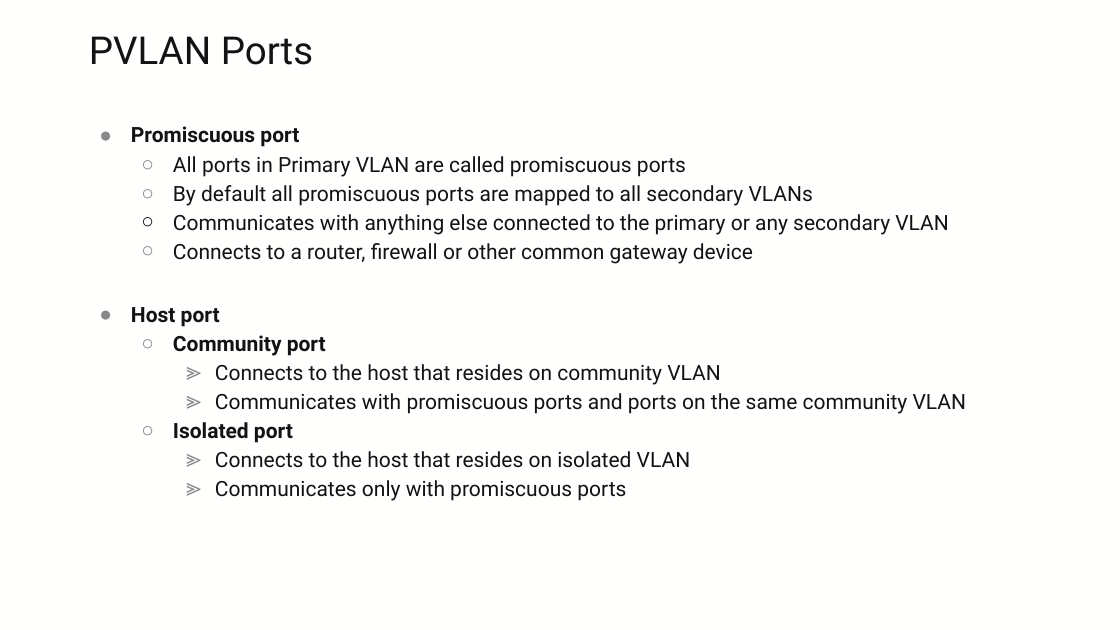
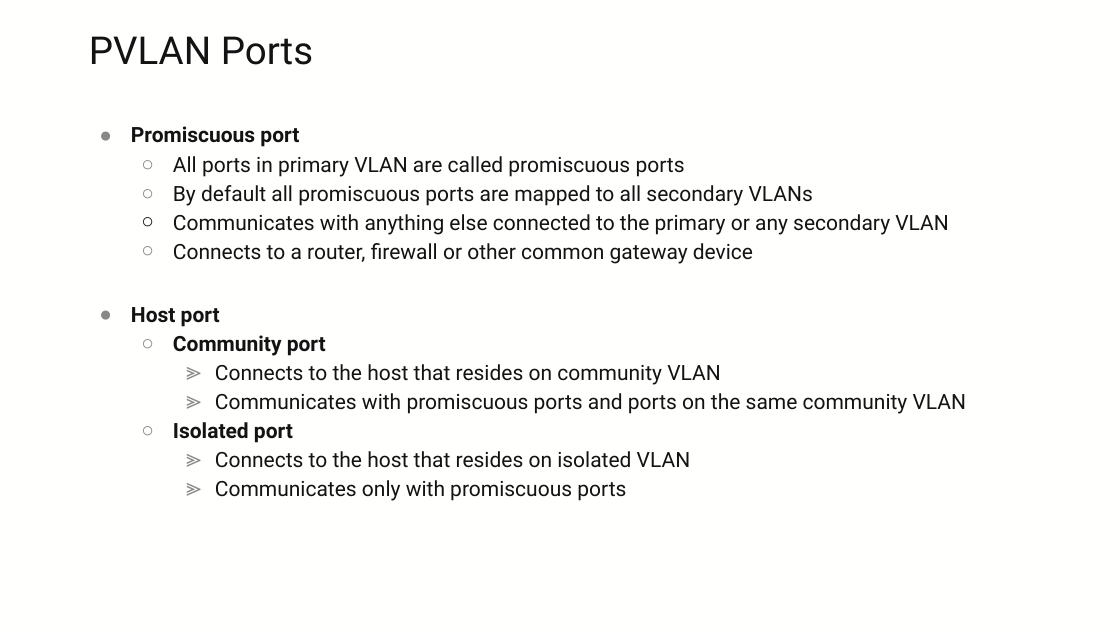
Before and after one commit to ksator/pvlan_evpn_vxlan, a slide deck: slide 5 of PVLAN_EVPN_VXLAN.pptx. Drawn at 1120x630 pixels with LibreOffice and Linux fonts; fonts in the diff are those of the drawing; background and template pictures are left out. Boxes give left, top, right and bottom in pixels: in the first picture for what was removed or moved away, otherwise in the second. Text is boxed around its words. In the diff, an @@ line names an element or a change of style, - is before the commit and + after.

```diff
--- a/PVLAN_EVPN_VXLAN.pptx
+++ b/PVLAN_EVPN_VXLAN.pptx
@@ text at box(173, 156, 685, 177): text changed @@
-  ○ All ports in Primary VLAN are called promiscuous ports
+  ○ All ports in primary VLAN are called promiscuous ports
```
Also in this commit, not shown: 11 other slides changed, 1 slide added.
